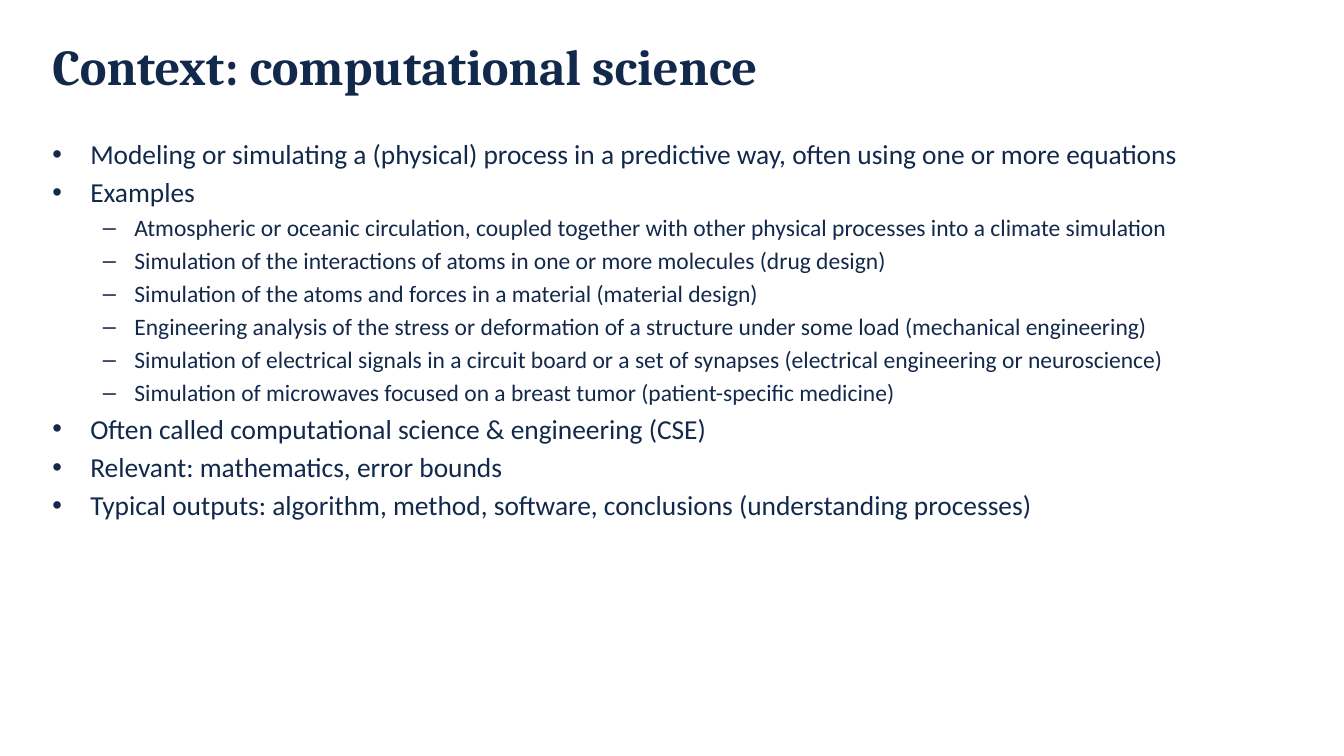
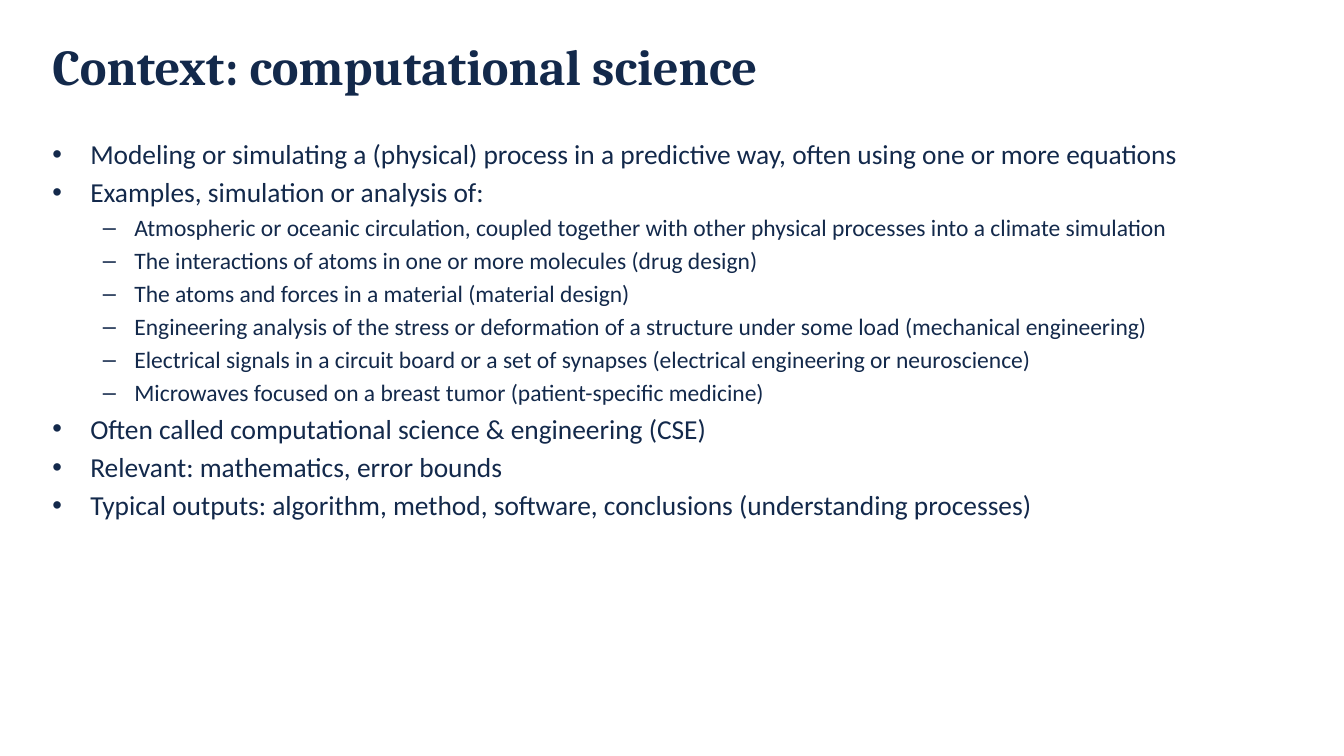
Before and after one commit to danielskatz/repro-fdtd1d, a slide deck: slide 6 of Computational_Reproducibility.pptx. Drawn at 1344x756 pixels with LibreOffice and Linux fonts; fonts in the diff are those of the drawing; background and template pictures are left out. Boxes give left, top, right and bottom in pixels: in the first picture for what was removed or moved away, otherwise in the second. Text is boxed around its words. In the diff, an @@ line names an element or a change of style, - is before the commit and + after.

```diff
--- a/Computational_Reproducibility.pptx
+++ b/Computational_Reproducibility.pptx
@@ text at box(90, 183, 484, 207): text changed @@
-• Examples
+• Examples, simulation or analysis of:
@@ text at box(134, 252, 757, 306): text changed @@
-  – Simulation of the interactions of atoms in one or more molecules (drug design)
-  – Simulation of the atoms and forces in a material (material design)
+  – The interactions of atoms in one or more molecules (drug design)
+  – The atoms and forces in a material (material design)
@@ text at box(134, 351, 1030, 405): text changed @@
-  – Simulation of electrical signals in a circuit board or a set of synapses (electrical engineering or neuroscience)
-  – Simulation of microwaves focused on a breast tumor (patient-specific medicine)
+  – Electrical signals in a circuit board or a set of synapses (electrical engineering or neuroscience)
+  – Microwaves focused on a breast tumor (patient-specific medicine)
```
Also in this commit, not shown: 22 other slides changed.
